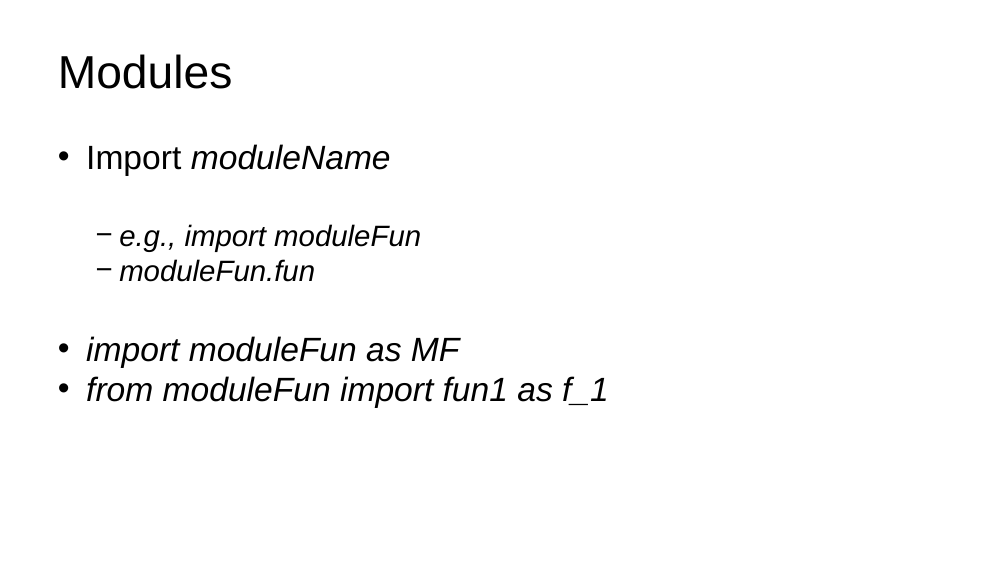
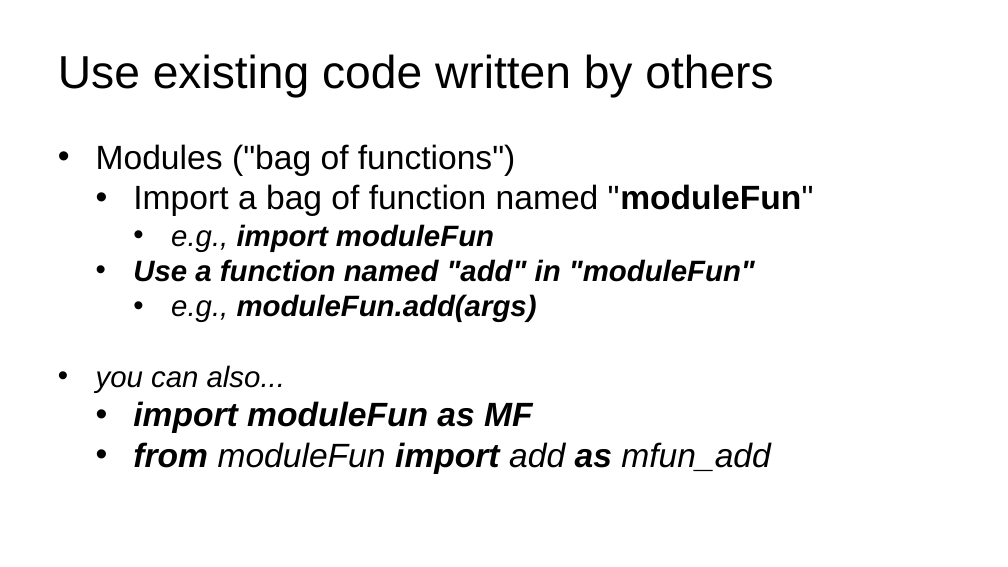
Before and after one commit to pswpswpsw/Mastering-Python-in-One-Hour, a slide deck: slide 23 of intro.pptx (slide 20 before the commit). Drawn at 1008x567 pixels with LibreOffice and Linux fonts; fonts in the diff are those of the drawing. Boxes give left, top, right and bottom in pixels: in the first picture for what was removed or moved away, otherwise in the second. Text is boxed around its words. In the diff, an @@ line names an element or a change of style, - is before the commit and + after.

```diff
--- a/intro.pptx
+++ b/intro.pptx
@@ text at bbox=[58, 54, 773, 98]: text changed @@
-Modules
+Use existing code written by others
@@ text at bbox=[96, 144, 814, 216]: text changed; italic off @@
-• Import moduleName
+• Modules ("bag of functions")
+  • Import a bag of function named "moduleFun"
@@ text at bbox=[133, 224, 532, 433]: bold on in "import moduleFun", "import moduleFun as MF"; bullet − to •; list level 2 to 3 in "e.g., import moduleFun"; list level 1 to 3 in "import moduleFun as MF" @@
@@ text at bbox=[96, 259, 755, 393]: text changed; bold on @@
-  − moduleFun.fun
+    • Use a function named "add" in "moduleFun"
+      • e.g., moduleFun.add(args)
+  • you can also...
@@ text at bbox=[133, 442, 770, 474]: text changed @@
-• from moduleFun import fun1 as f_1
+    • from moduleFun import add as mfun_add
```
Also in this commit, not shown: 6 other slides changed, 19 slides added, 24 slides removed, 17 other files.
